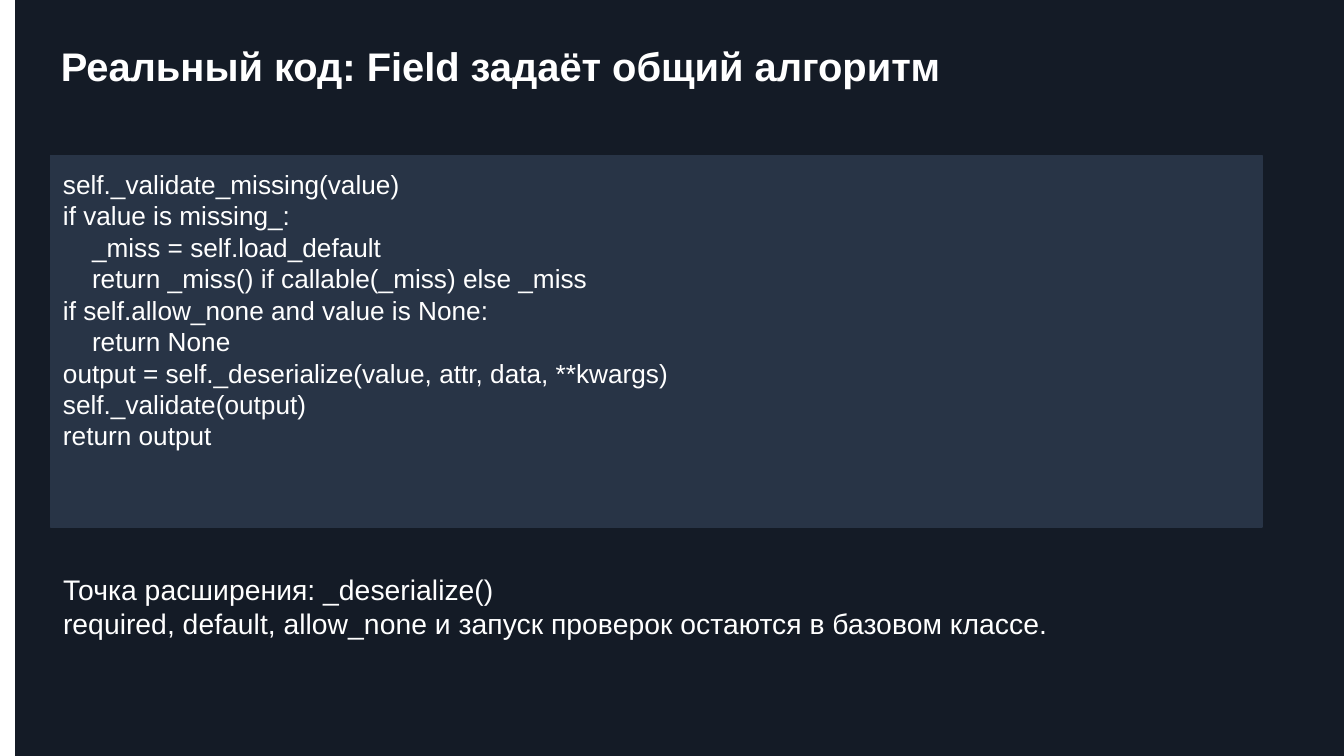
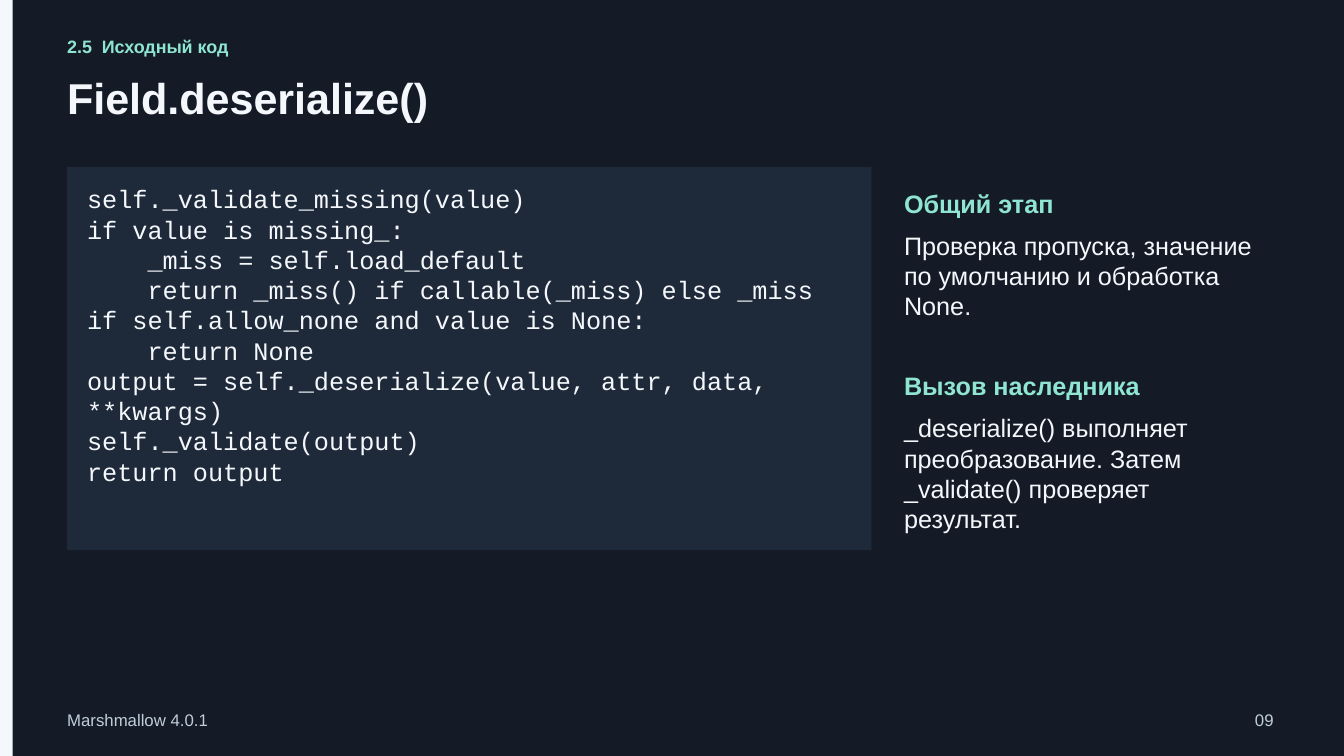
Before and after one commit to Acelarin32/ppo_laba5, a slide deck: slide 9 of presentation/Marshmallow.pptx (slide 8 before the commit). Drawn at 1344x756 pixels with LibreOffice and Linux fonts; fonts in the diff are those of the drawing. Boxes give left, top, right and bottom in pixels: in the first picture for what was removed or moved away, otherwise in the second. Text is boxed around its words. In the diff, an @@ line names an element or a change of style, - is before the commit and + after.

```diff
--- a/presentation/Marshmallow.pptx
+++ b/presentation/Marshmallow.pptx
@@ rectangle at box(0, 0, 12, 756): fill #FFFFFF to #F4F7FB; outline #FFFFFF 1.13 pt to none @@
@@ text added at box(67, 39, 229, 57), 12.8 pt, text #8FE5D1, bold @@
+2.5 Исходный код
@@ text at box(67, 82, 428, 122): text changed; size 28.5 to 30.8 pt; text colour #FFFFFF to #F4F7FB @@
-Реальный код: Field задаёт общий алгоритм
+Field.deserialize()
@@ rectangle: place and size @@
-rectangle at box(50, 155, 1262, 527)
+rectangle at box(68, 167, 872, 551)
@@ rectangle at box(68, 167, 872, 551): fill #283446 to #1E2A3A; outline #283446 1.13 pt to none @@
@@ text "self._validate_missing(value)": place and size @@
-text "self._validate_missing(value)" at box(63, 175, 668, 451)
+text "self._validate_missing(value)" at box(87, 190, 813, 487)
@@ text "self._validate_missing(value)" at box(87, 190, 813, 487): size 18.8 to 18 pt, font Arial to Courier New, text colour #FFFFFF to #F4F7FB @@
@@ text added at box(904, 194, 1053, 218), 18 pt, text #8FE5D1, bold @@
+Общий этап
@@ text added at box(904, 237, 1252, 316), 18 pt, text #F4F7FB @@
+Проверка пропуска, значение по умолчанию и обработка None.
@@ text added at box(904, 377, 1139, 400), 18 pt, text #8FE5D1, bold @@
+Вызов наследника
@@ text added at box(904, 418, 1187, 534), 18 pt, text #F4F7FB @@
+_deserialize() выполняет преобразование. Затем _validate() проверяет результат.
@@ text removed at box(63, 579, 1047, 640) @@
-Точка расширения: _deserialize()
-required, default, allow_none и запуск проверок остаются в базовом классе.
@@ text added at box(67, 714, 208, 726), 12 pt, text #C0CDDB @@
+Marshmallow 4.0.1
@@ text added at box(1255, 714, 1274, 726), 12 pt, text #C0CDDB @@
+09
```
Also in this commit, not shown: 13 slides added, 14 slides removed, 6 other files.
